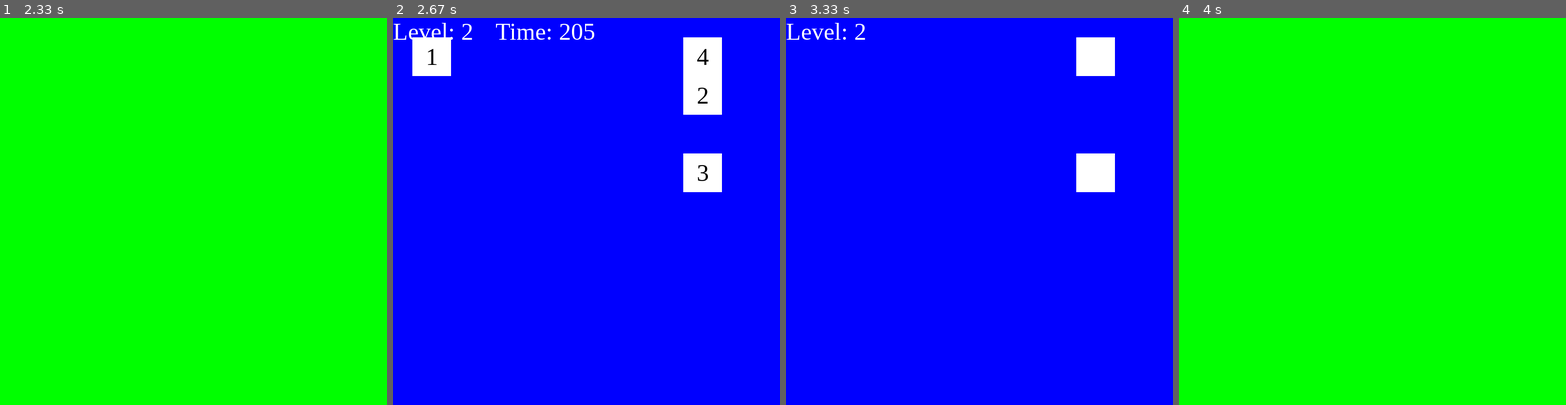
Above: before the commit, frames 1-4 (left to right).
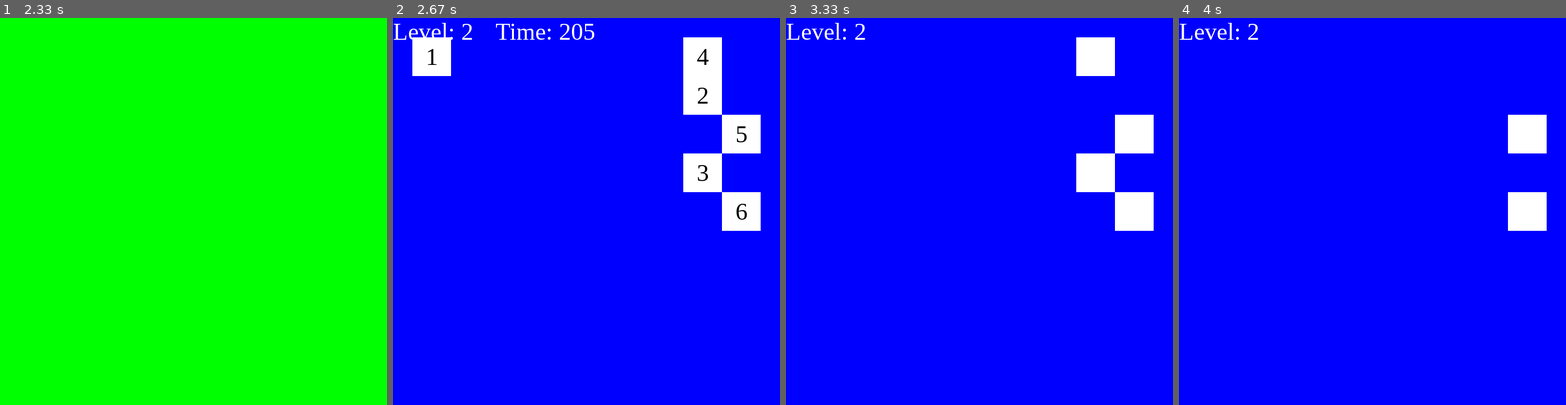
Above: after the commit, the same moments.

Repository: Coding-Tom-1405/PIC16B-Group-Project
Game: pygame game, started from main.py
The game is run twice, just before and just after one commit, with the same random seed, the same clock (stepped at 60 frames per second) and the same inputs.
Inputs (mouse positions are in pixels of both pictures, inside the frame that each line leads up to):
- Up to frame 1 (2.33 s): click (154, 134) at 0.4 s; click (193, 95) at 1.27 s; click (232, 250) at 1.58 s; click (38, 172) at 1.9 s
- Up to frame 2 (2.67 s): no input
- Up to frame 3 (3.33 s): click (824, 56) at 2.92 s; click (1095, 95) at 3.23 s
- Up to frame 4 (4 s): click (1488, 172) at 3.57 s; click (1488, 56) at 3.9 s

Frame 1 is identical in both runs. In frame 2, 2.0% of the frame differs, in the area x 85-95%, y 25-55%; in frame 3, 2.0%; in frame 4, 100%, in the area x 0-100%, y 0-100%.

Commit message:
Update main.py
The version that works on Owen's computer

Diff:
--- a/main.py
+++ b/main.py
@@ -13,17 +13,18 @@
 num_list = [] # Creating list to append the numbers of each square
 level = 1 # Setting level value
 incorrect_guesses = 0 # Setting amount of incorrect guesses currently made
-# difficulty_file = "game_setting.csv"
-difficulty = 1
-
-
-# with open(difficulty_file, 'r') as file:
-#     last_line = file.readlines()[-1]
-#     difficulty = int(last_line.split(',')[0])
-#     if last_line.split(',')[1] == 'timer\n' :
-#         timer_on = 1
-#     else :
-#         timer_on = 0
+difficulty_file = "/Users/owensun/Downloads/PIC16B-Group-Project-main 5/game_setting.csv"
+#difficulty = 1
+timer_on = 1
+
+
+with open(difficulty_file, 'r') as file:
+     last_line = file.readlines()[-1]
+     difficulty = int(last_line.split(',')[0])
+     if last_line.split(',')[1] == 'timer\n' :
+         timer_chosen = 1
+     else :
+         timer_chosen = 0
 
 def game_init():
     """
@@ -162,7 +163,7 @@
         square_group.add(Square(i))
 
 counter = 0
-timer_on = 1
+#timer_on = 1
 max_timer = 200
 cards_visible = 1
 level_start_time = 0  # Initialize level start time
@@ -202,6 +203,7 @@
     level_start_time = pygame.time.get_ticks()  # Starting timer for each level
 
     running = True
+    #timer_on = timer_chosen
 
     while running:
         if incorrect_guesses >= 3:
@@ -219,7 +221,7 @@
         text = font.render("Level: " + str(level), 1, (255, 255, 255)) # Displaying level
         screen.blit(text, (0, 0)) # Blitting text at specific position
 
-        if timer_on:
+        if timer_chosen == 1 and timer_on == 1:
             text = font.render(" Time: " + str(max_timer - counter), 1, (255, 255, 255)) # Displaying timer
             screen.blit(text, (200, 0)) # Blitting text at specific position
             counter += 1
@@ -240,11 +242,10 @@
 
         square_group.draw(screen)
 
-        if counter >= max_timer:
-            #hide_cards()
+        if counter >= max_timer and timer_chosen==1:
+            hide_cards()
             counter = 0
             timer_on = False
-
         pygame.display.update()
         clock.tick(20)
         await asyncio.sleep(0)
